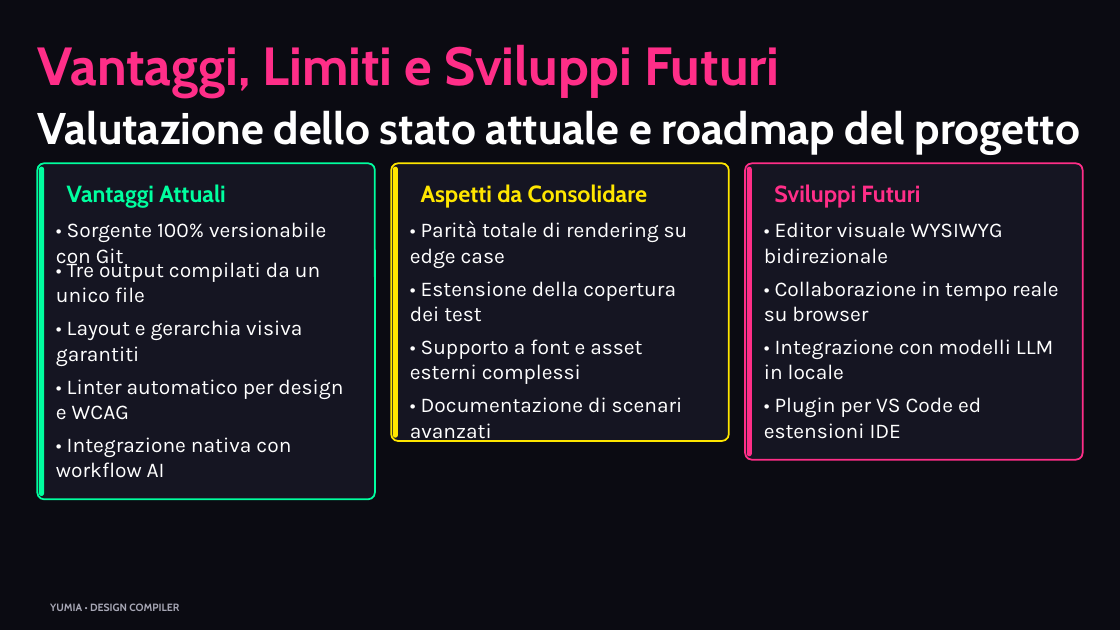
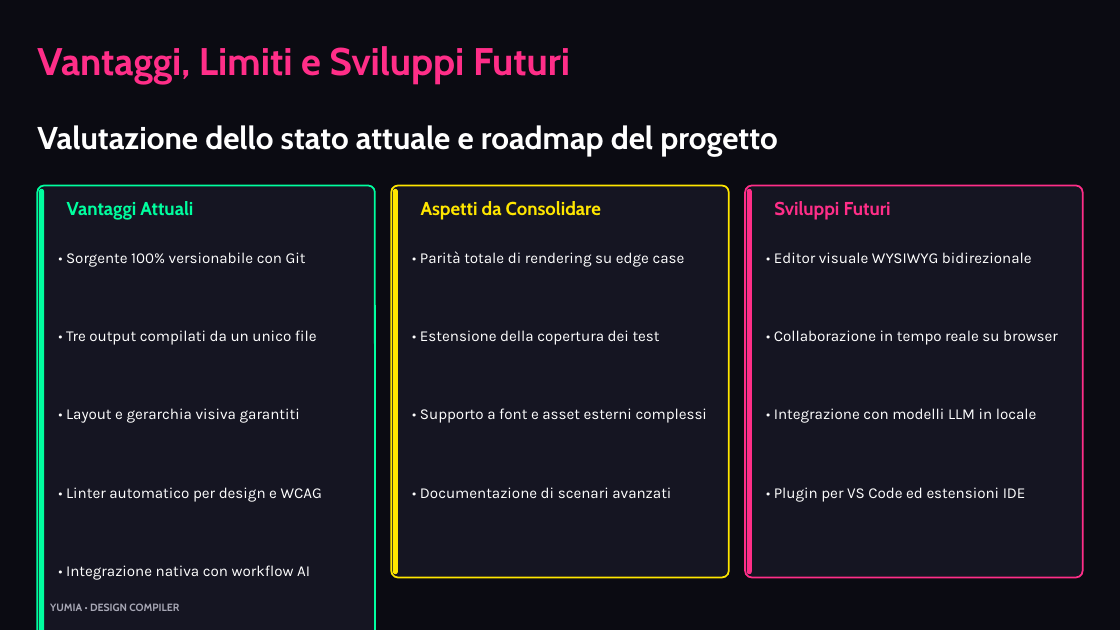
Before and after one commit to biagio-scaglia/Yumia-MD, a slide deck: slide 14 of presentation.pptx. Drawn at 1120x630 pixels with LibreOffice and Linux fonts; fonts in the diff are those of the drawing. Boxes give left, top, right and bottom in pixels: in the first picture for what was removed or moved away, otherwise in the second. Text is boxed around its words. In the diff, an @@ line names an element or a change of style, - is before the commit and + after.

Commit message:
fix(layout,pptx): stop text box collisions and refresh PDF/PPTX outputs
Widen heading/paragraph/card height estimates so PPTX glyphs no longer overlap neighbors, clamp hero paint to bounds, and regenerate the demo deck with the local 15-page PDF.

```diff
--- a/presentation.pptx
+++ b/presentation.pptx
@@ text "Vantaggi, Limiti e Sviluppi Futuri" at (x1=37, y1=46, x2=570, y2=85): size 46 to 33 pt; vertical alignment middle to top @@
@@ text "Valutazione dello stato attuale e ..." moved from (x1=37, y1=110, x2=1080, y2=155) to (x1=37, y1=125, x2=778, y2=156) @@
@@ text "Valutazione dello stato attuale e ..." at (x1=37, y1=125, x2=778, y2=156): size 38 to 27 pt; vertical alignment middle to top @@
@@ rounded rectangle resized from (x1=37, y1=163, x2=375, y2=499) to (x1=37, y1=186, x2=375, y2=630) @@
@@ rounded rectangle resized from (x1=39, y1=166, x2=44, y2=496) to (x1=39, y1=189, x2=44, y2=630) @@
@@ text "Vantaggi Attuali" moved from (x1=67, y1=184, x2=225, y2=208) to (x1=67, y1=201, x2=193, y2=220) @@
@@ rounded rectangle at (x1=392, y1=186, x2=729, y2=578): proportions changed @@
@@ rounded rectangle resized from (x1=392, y1=163, x2=729, y2=441) to (x1=392, y1=186, x2=729, y2=578) @@
@@ rounded rectangle resized from (x1=393, y1=166, x2=398, y2=438) to (x1=393, y1=189, x2=398, y2=575) @@
@@ text "Aspetti da Consolidare" moved from (x1=421, y1=184, x2=648, y2=208) to (x1=421, y1=201, x2=601, y2=220) @@
@@ rounded rectangle resized from (x1=745, y1=163, x2=1083, y2=460) to (x1=745, y1=186, x2=1083, y2=578) @@
@@ rounded rectangle at (x1=745, y1=186, x2=1083, y2=578): proportions changed @@
@@ rounded rectangle resized from (x1=747, y1=166, x2=752, y2=456) to (x1=747, y1=189, x2=752, y2=575) @@
@@ size 20 to 16 pt in 3 elements at (x1=67, y1=201, x2=193, y2=220), (x1=421, y1=201, x2=601, y2=220), (x1=774, y1=201, x2=891, y2=220) @@
@@ text "Sviluppi Futuri" moved from (x1=774, y1=184, x2=920, y2=208) to (x1=774, y1=201, x2=891, y2=220) @@
@@ text "• Sorgente 100% versionabile con ..." moved from (x1=56, y1=222, x2=326, y2=269) to (x1=66, y1=252, x2=306, y2=267) @@
@@ text "• Parità totale di rendering ..." moved from (x1=410, y1=221, x2=688, y2=268) to (x1=420, y1=251, x2=685, y2=267) @@
@@ text "• Editor visuale WYSIWYG bidirezionale" moved from (x1=764, y1=222, x2=1003, y2=264) to (x1=774, y1=252, x2=1032, y2=263) @@
@@ text "• Tre output compilati da ..." moved from (x1=56, y1=258, x2=320, y2=303) to (x1=66, y1=330, x2=317, y2=345) @@
@@ text "• Estensione della copertura dei ..." moved from (x1=410, y1=281, x2=676, y2=322) to (x1=420, y1=330, x2=660, y2=345) @@
@@ text "• Collaborazione in tempo reale ..." moved from (x1=764, y1=281, x2=1059, y2=322) to (x1=774, y1=330, x2=1058, y2=345) @@
@@ text "• Layout e gerarchia visiva ..." moved from (x1=56, y1=320, x2=302, y2=366) to (x1=66, y1=408, x2=300, y2=423) @@
@@ text "• Supporto a font e ..." moved from (x1=410, y1=339, x2=642, y2=384) to (x1=420, y1=408, x2=707, y2=423) @@
@@ text "• Integrazione con modelli LLM ..." moved from (x1=764, y1=339, x2=1053, y2=380) to (x1=774, y1=408, x2=1037, y2=423) @@
@@ text "• Linter automatico per design ..." moved from (x1=56, y1=379, x2=343, y2=420) to (x1=66, y1=487, x2=322, y2=502) @@
@@ text "• Documentazione di scenari avanzati" moved from (x1=410, y1=397, x2=683, y2=442) to (x1=420, y1=487, x2=671, y2=498) @@
@@ text "• Plugin per VS Code ..." moved from (x1=764, y1=397, x2=981, y2=439) to (x1=774, y1=487, x2=1026, y2=502) @@
@@ size 18 to 13 pt in 13 elements at (x1=774, y1=252, x2=1032, y2=263), (x1=420, y1=251, x2=685, y2=267), (x1=66, y1=252, x2=306, y2=267), (x1=420, y1=330, x2=660, y2=345), (x1=774, y1=330, x2=1058, y2=345), (x1=66, y1=330, x2=317, y2=345), (x1=774, y1=408, x2=1037, y2=423), (x1=420, y1=408, x2=707, y2=423), (x1=66, y1=408, x2=300, y2=423), (x1=774, y1=487, x2=1026, y2=502), (x1=420, y1=487, x2=671, y2=498), (x1=66, y1=487, x2=322, y2=502), (x1=66, y1=565, x2=310, y2=580) @@
@@ text "• Integrazione nativa con workflow ..." moved from (x1=56, y1=437, x2=291, y2=478) to (x1=66, y1=565, x2=310, y2=580) @@
```
Also in this commit, not shown: 14 other slides changed, 7 other files.
